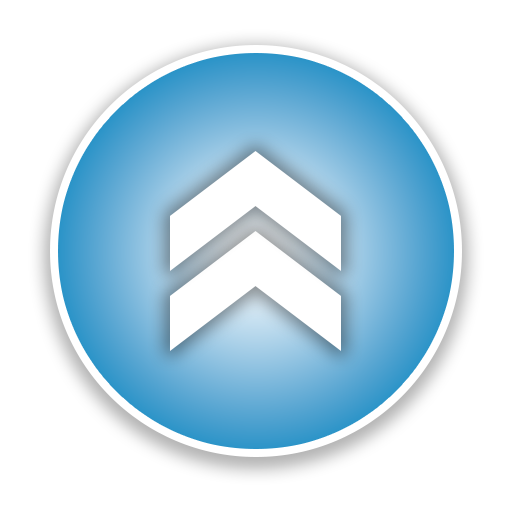
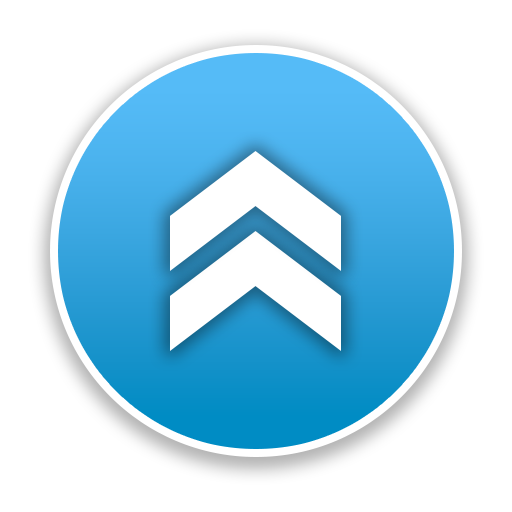
Layered file, before and after one edit (512x512). Changes by layer:
pixels changed over left=58, top=53, right=454, bottom=449 (layer not identified)
